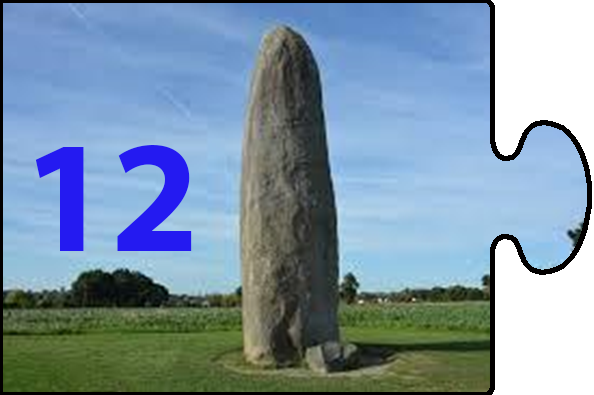
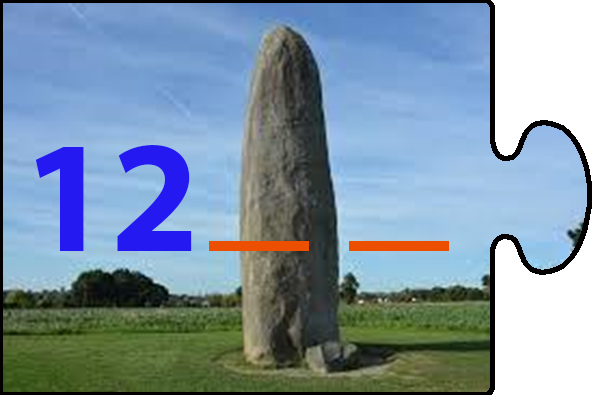
Two versions of the same layered image (594 x 395). Layer-by-layer changes:
added layer "_ _" above "12" over [209, 241, 449, 251]
